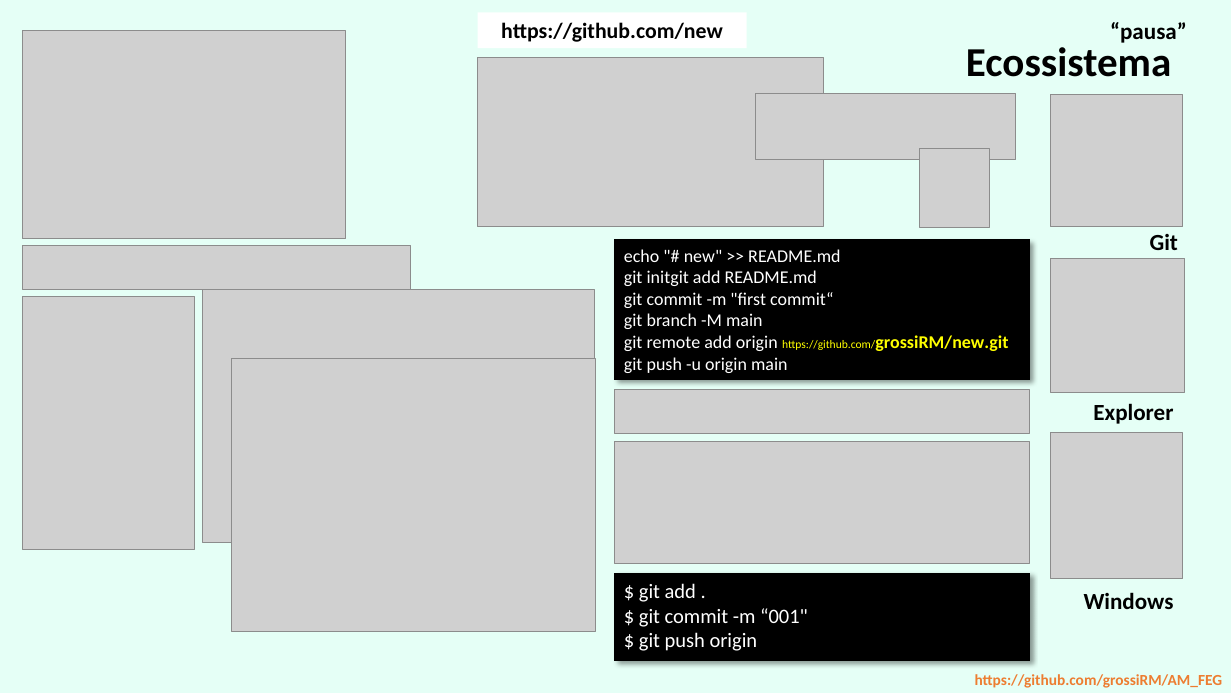
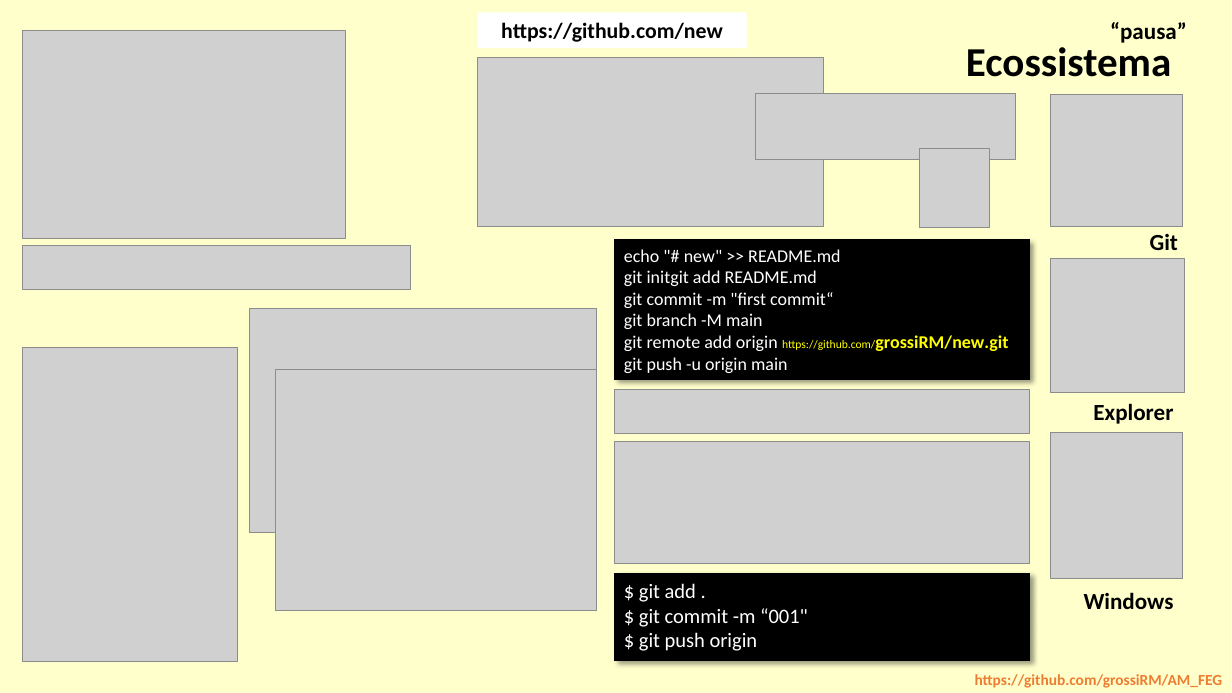
Before and after one commit to grossiRM/AM_FEG, a slide deck: slide 9 of Plano_V02_iii_AM_FEG/d_Topicos Especiais - Introducao a Manufatura Aditiva para Metais.pptx (slide 8 before the commit). Drawn at 1232x693 pixels with LibreOffice and Linux fonts; fonts in the diff are those of the drawing; grey boxes stand for pictures. Boxes give left, top, right and bottom in pixels: in the first picture for what was removed or moved away, otherwise in the second. Text is boxed around its words. In the diff, an @@ line names an element or a change of style, - is before the commit and + after.

```diff
--- a/Plano_V02_iii_AM_FEG/d_Topicos Especiais - Introducao a Manufatura Aditiva para Metais.pptx
+++ b/Plano_V02_iii_AM_FEG/d_Topicos Especiais - Introducao a Manufatura Aditiva para Metais.pptx
@@ rectangle at box(0, 0, 1231, 693): fill #E5FFF6 to #FFFFCC @@
@@ picture: place and size @@
-picture at box(202, 290, 595, 543)
+picture at box(250, 309, 596, 532)
@@ picture: place and size @@
-picture at box(22, 297, 195, 550)
+picture at box(23, 348, 238, 662)
@@ picture: place and size @@
-picture at box(232, 359, 595, 631)
+picture at box(275, 370, 597, 611)
```
Also in this commit, not shown: 10 other slides changed, 7 slides added, 1 slide removed, 10 other files.
